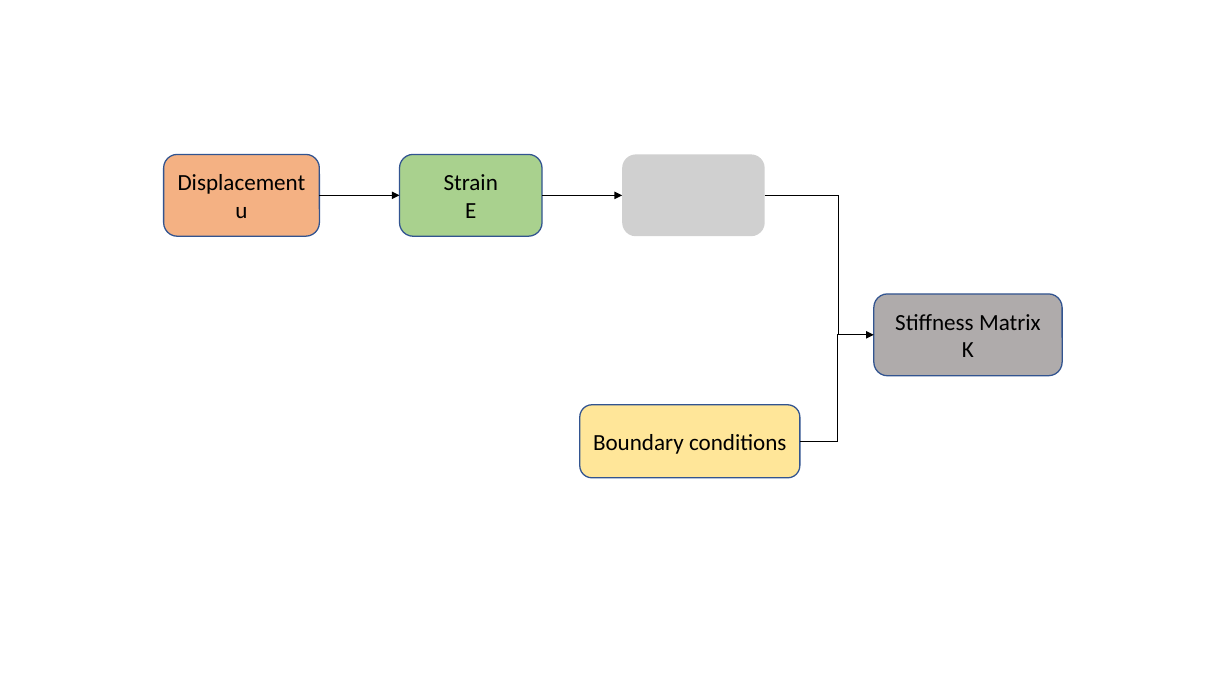
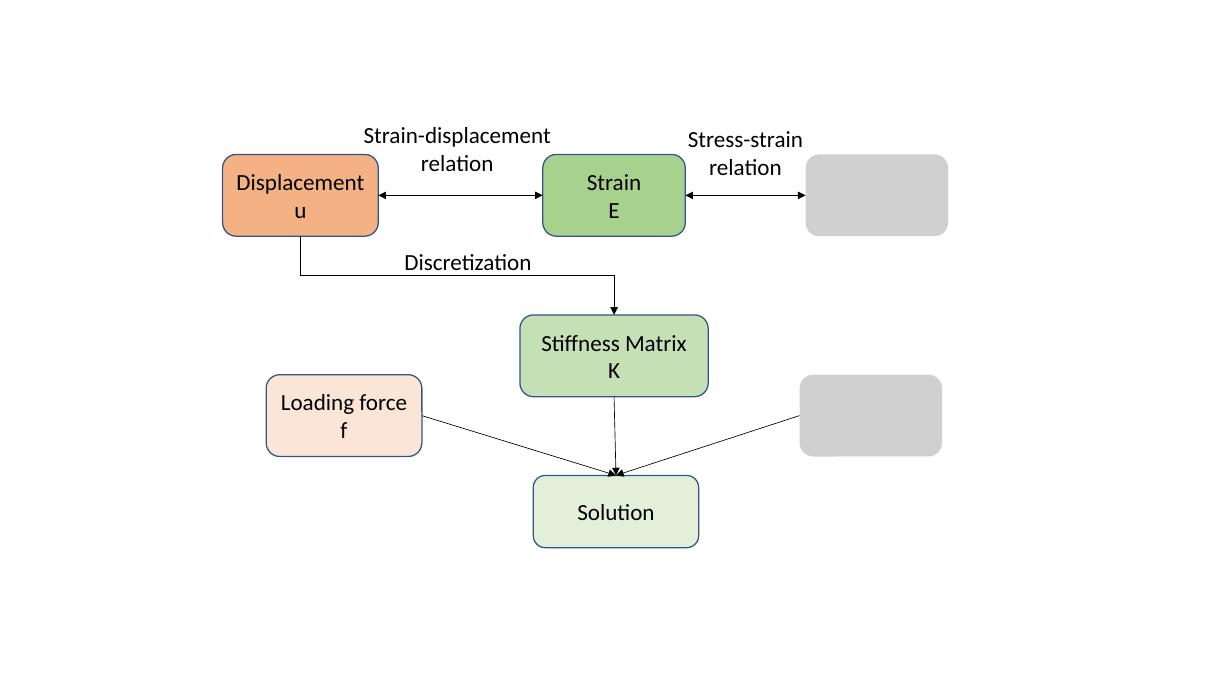
Before and after one commit to liliangwei/dissertation, a slide deck: slide 1 of pics/p3.pptx. Drawn at 1232x693 pixels with LibreOffice and Linux fonts; fonts in the diff are those of the drawing; grey boxes stand for pictures. Boxes give left, top, right and bottom in pixels: in the first picture for what was removed or moved away, otherwise in the second. Text is boxed around its words. In the diff, an @@ line names an element or a change of style, - is before the commit and + after.

```diff
--- a/pics/p3.pptx
+++ b/pics/p3.pptx
@@ text added at [364,127,551,171], 18 pt, text #000000 @@
+Strain-displacement
+relation
@@ text added at [688,131,803,175], 18 pt, text #000000 @@
+Stress-strain
+relation
@@ rounded rectangle "Displacement": place and size @@
-rounded rectangle "Displacement" at [164,154,320,237]
+rounded rectangle "Displacement" at [223,154,379,237]
@@ rounded rectangle "Strain": place and size @@
-rounded rectangle "Strain" at [399,154,542,237]
+rounded rectangle "Strain" at [543,154,685,237]
@@ picture: place and size @@
-picture at [622,154,764,237]
+picture at [806,154,948,237]
@@ arrow moved from (320, 195) - (399, 195) to (378, 195) - (543, 195) @@
@@ arrow (378, 195) - (543, 195): arrow to double arrow @@
@@ arrow moved from (543, 195) - (622, 195) to (686, 195) - (806, 195) @@
@@ arrow (686, 195) - (806, 195): arrow to double arrow @@
@@ elbow line removed from (765, 195) to (839, 335) @@
@@ elbow arrow added from (300, 237) to (615, 315), #000000 0.5 pt @@
@@ text added at [404,254,531,276], 18 pt, text #000000 @@
+Discretization
@@ rounded rectangle "Stiffness Matrix": place and size @@
-rounded rectangle "Stiffness Matrix" at [874,294,1063,376]
+rounded rectangle "Stiffness Matrix" at [520,315,709,397]
@@ rounded rectangle "Stiffness Matrix" at [520,315,709,397]: fill #AFABAB to #C5E0B4 @@
@@ elbow arrow removed from (800, 442) to (874, 335) @@
@@ rounded rectangle added at [266,375,422,457], fill #FBE5D6, outline #325491 1 pt, 18 pt, text #000000 @@
+Loading force
+f
@@ picture added at [799,375,942,457] @@
@@ arrow added from (422, 416) to (616, 476), #000000 0.5 pt @@
@@ rounded rectangle removed at [580,405,800,478] @@
-Boundary conditions
@@ arrow added from (615, 396) to (616, 476), #000000 0.5 pt @@
@@ arrow added from (799, 416) to (616, 476), #000000 0.5 pt @@
@@ rounded rectangle added at [533,476,699,548], fill #E2F0D9, outline #325491 1 pt, 18 pt, text #000000 @@
+Solution
```
Also in this commit, not shown: 40 other files.
